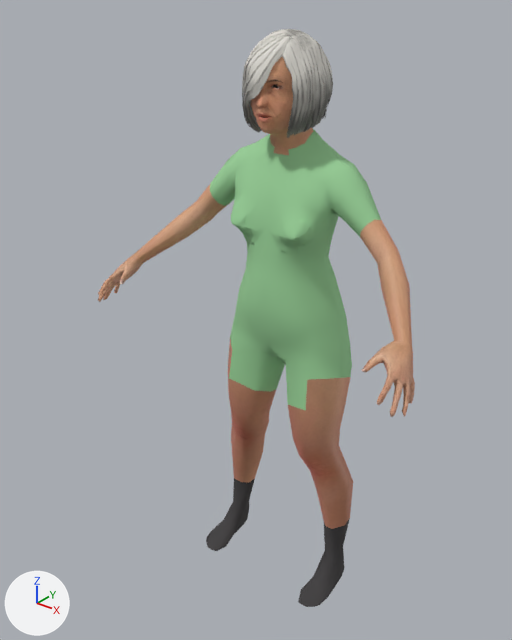
One commit to the glTF model assets/world/aerobics_2.mid.glb: the scene before it, then after it.
Camera for both pictures: a camera (50 mm lens) standing at (0.898, -1.282, 1.475) and looking at (-0.042, -0.108, 0.747). Lighting does not change. The marker at lower left points along +X, +Y and +Z. The picture after the commit comes second. Vertices at exactly the same position are counted once.

The first picture shows 'person_mesh'.
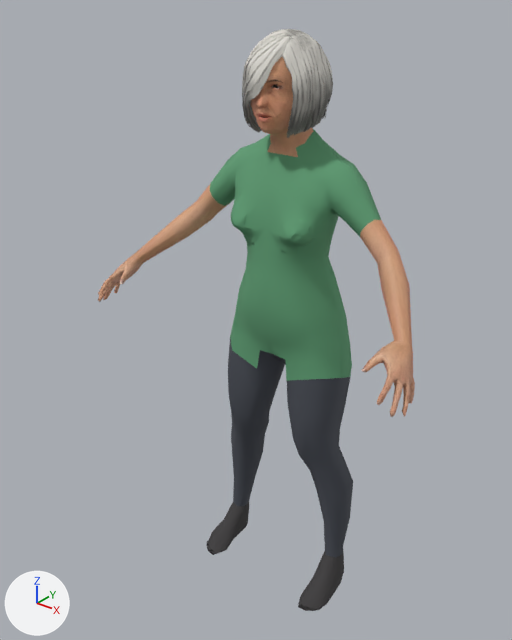
The change, as JSON lines over the scene's bpy script:
```json
{"op": "add", "block": "mat_color_world_t_shirt", "code": ["mat_color_world_t_shirt = principled_material('color_world_t_shirt')", "mat_color_world_t_shirt.base_color = (0.114, 0.342, 0.175)  # green #5f9e74", "mat_color_world_t_shirt.roughness = 0.9"]}
{"op": "add", "block": "mat_color_mindfront_female_trousers_1", "code": ["mat_color_mindfront_female_trousers_1 = principled_material('color_mindfront_female_trousers_1')", "mat_color_mindfront_female_trousers_1.base_color = (0.0685, 0.0762, 0.0953)  # dark grey #4a4e57", "mat_color_mindfront_female_trousers_1.roughness = 0.9"]}
{"block": "me_person_mesh", "where": "# used by ob_person_mesh; location = (0.0, 0.0, 0.0)"}
{"op": "remove", "block": "me_person_mesh", "code": "me_person_mesh.from_pydata(...)  # 3769 vertices, 6526 faces; spans x -0.423..0.423, y -0.289..0.07, z 0.009..1.38"}
{"op": "add", "block": "me_person_mesh", "code": "me_person_mesh.from_pydata(...)  # 3769 vertices, 6526 faces; spans x -0.423..0.423, y -0.289..0.07, z 0.0..1.38"}
{"block": "me_person_mesh", "change": "me_person_mesh part 1: 282 vertices moved from x -0.104..0.104, y -0.141..-0.108, z 0.961..1.018 to x -0.106..0.106, y -0.142..-0.107, z 0.96..1.019; 24 vertices removed from x -0.101..0.101, y -0.136..-0.118, z 0.981..0.985; 24 vertices added at x -0.103..0.103, y -0.133..-0.114, z 0.973..0.986"}
{"block": "me_person_mesh", "change": "me_person_mesh part 2: 33 vertices moved from x 0.131..0.201, y -0.171..0.004, z 0.009..0.022 to x 0.131..0.201, y -0.171..0.004, z 0.0"}
{"block": "me_person_mesh", "change": "me_person_mesh part 3: 33 vertices moved from x -0.201..-0.131, y -0.171..0.004, z 0.009..0.022 to x -0.201..-0.131, y -0.171..0.004, z 0.0"}
{"block": "me_person_mesh", "change": "me_person_mesh part 4: 12 faces spanning x -0.048..0.048, y -0.075..0.008, z 1.134..1.186 switch from mat_color_female_casualsuit02 (green #9bd39a) to mat_skin (picture img_image_3)"}
{"block": "me_person_mesh", "change": "me_person_mesh part 5: 44 faces spanning x -0.127..0.127, y -0.122..0.04, z 0.521..0.667 switch from mat_color_female_casualsuit02 (green #9bd39a) to mat_color_mindfront_female_trousers_1 (dark grey #4a4e57)"}
{"block": "me_person_mesh", "change": "me_person_mesh part 6: 1144 faces spanning x -0.224..0.224, y -0.142..0.07, z 0.596..1.186 switch from mat_color_female_casualsuit02 (green #9bd39a) to mat_color_world_t_shirt (green #5f9e74)"}
{"block": "me_person_mesh", "change": "me_person_mesh part 7: 32 faces spanning x -0.189..0.189, y -0.056..0.024, z 0.089..0.2 switch from mat_color_shoes05 (dark grey #3e3c3d) to mat_color_mindfront_female_trousers_1 (dark grey #4a4e57)"}
{"block": "me_person_mesh", "change": "me_person_mesh part 8: 176 faces spanning x -0.189..0.189, y -0.122..0.03, z 0.18..0.644 switch from mat_skin (picture img_image_3) to mat_color_mindfront_female_trousers_1 (dark grey #4a4e57)"}
```

Changed parts and their boxes (x1, y1, x2, y2) in the pictures (512 x 640 px; the box of a moved part takes in the faces that stretch with it):
```json
{"object": "person_mesh", "change": "reshaped", "before": [98, 29, 415, 607], "after": [98, 29, 415, 611]}
{"part": 1, "of": "me_person_mesh", "change": "moved or reshaped", "before": [231, 203, 316, 247], "after": [231, 203, 315, 247]}
{"part": 2, "of": "me_person_mesh", "change": "moved or reshaped", "before": [298, 564, 344, 607], "after": [298, 564, 344, 611]}
{"part": 3, "of": "me_person_mesh", "change": "moved or reshaped", "before": [206, 515, 248, 551], "after": [206, 513, 249, 555]}
{"part": 4, "of": "me_person_mesh", "change": "recoloured", "before": [268, 144, 298, 157], "after": [268, 144, 298, 157]}
{"part": 5, "of": "me_person_mesh", "change": "recoloured", "before": [229, 350, 307, 410], "after": [229, 350, 307, 410], "on screen": "green to dark grey"}
{"part": 6, "of": "me_person_mesh", "change": "recoloured", "before": [210, 129, 381, 381], "after": [210, 129, 381, 381], "on screen": "darker"}
{"part": 7, "of": "me_person_mesh", "change": "recoloured", "before": [233, 478, 350, 557], "after": [233, 478, 350, 557]}
{"part": 8, "of": "me_person_mesh", "change": "recoloured", "before": [228, 340, 353, 529], "after": [228, 340, 353, 529], "on screen": "brown to dark grey"}
```
